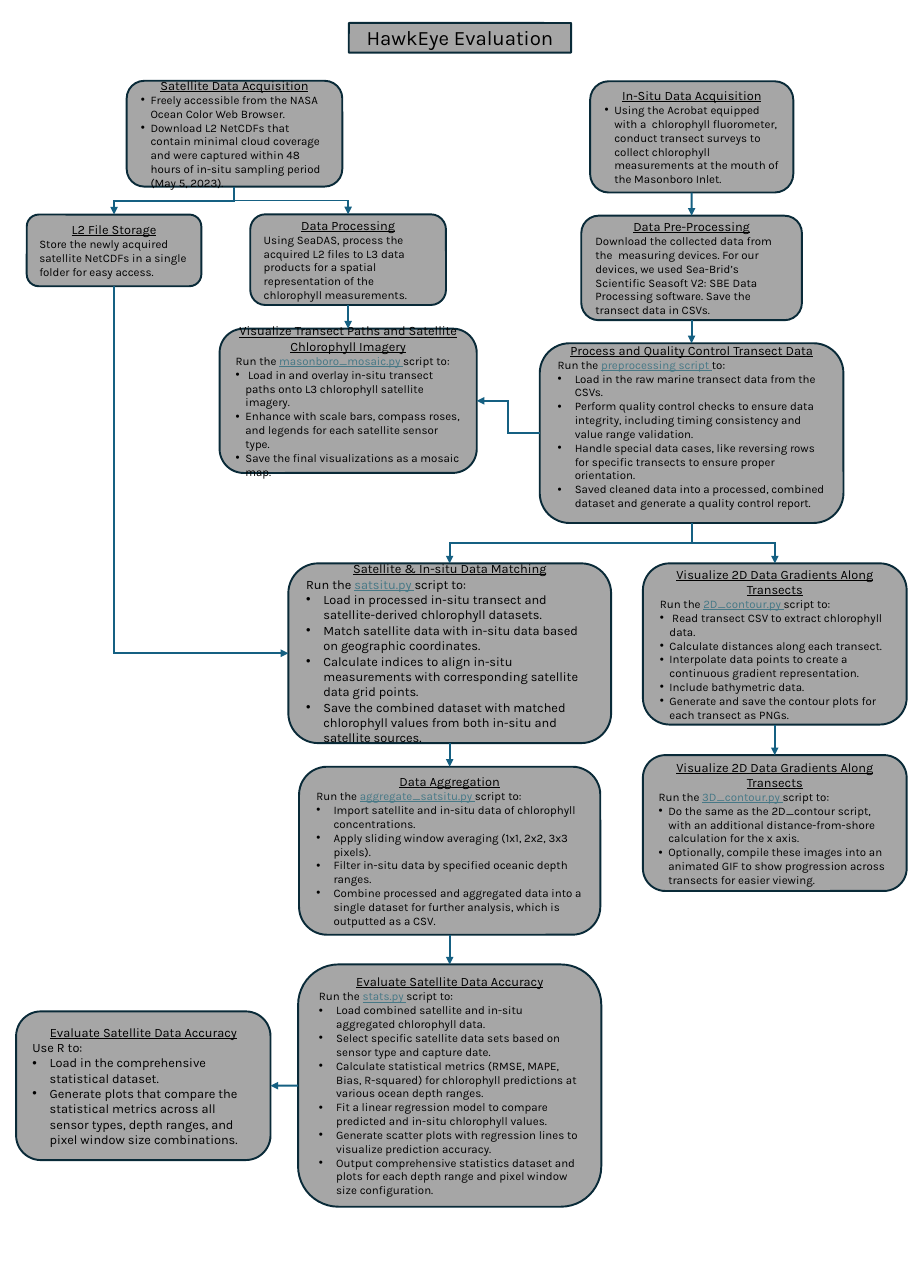
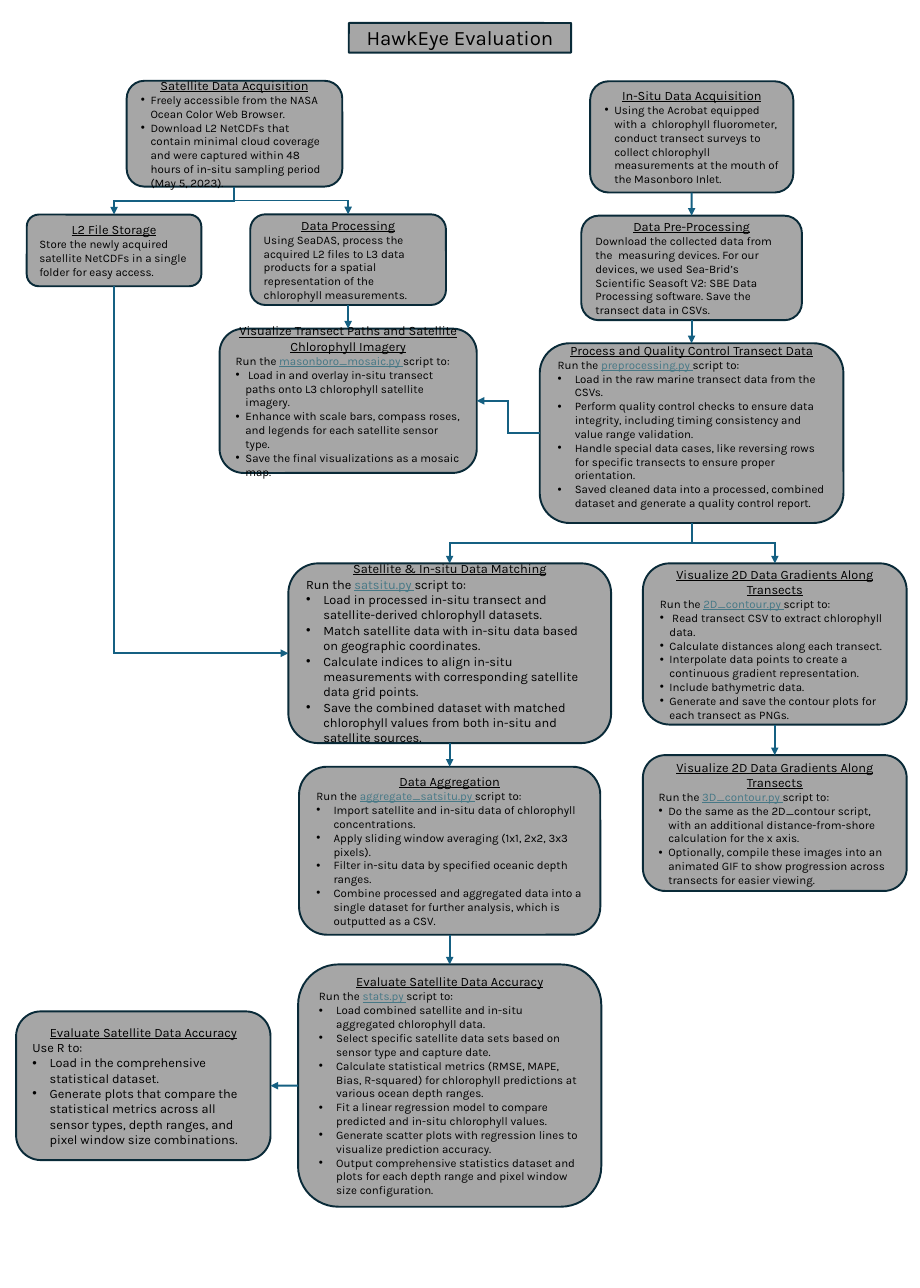
Before and after one commit to COAST-Lab/HawkEye_Evaluation, a slide deck: slide 1 of public/thesis_flowchart.pptx. Drawn at 920x1288 pixels with LibreOffice and Linux fonts; fonts in the diff are those of the drawing. Boxes give left, top, right and bottom in pixels: in the first picture for what was removed or moved away, otherwise in the second. Text is boxed around its words. In the diff, an @@ line names an element or a change of style, - is before the commit and + after.

Commit message:
flow chart link fix

```diff
--- a/public/thesis_flowchart.pptx
+++ b/public/thesis_flowchart.pptx
@@ text in rounded rectangle at bbox=[558, 361, 739, 372]: text changed @@
-Run the preprocessing script to:
+Run the preprocessing.py script to:
```
